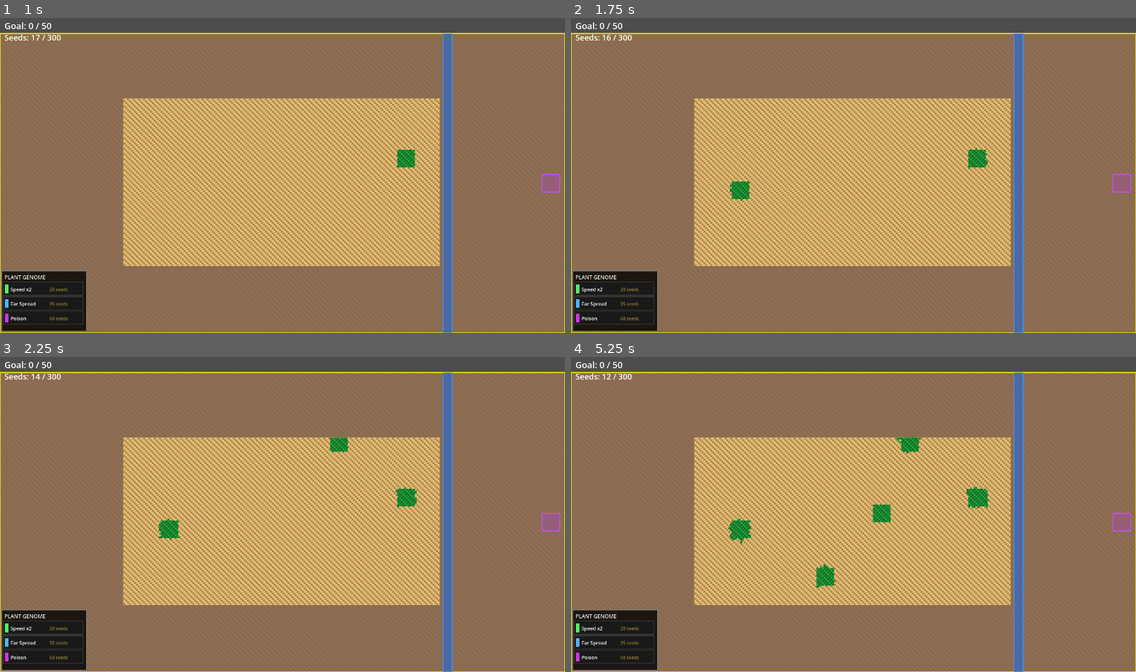
Above: before the commit, frames 1-4 (two rows, left to right).
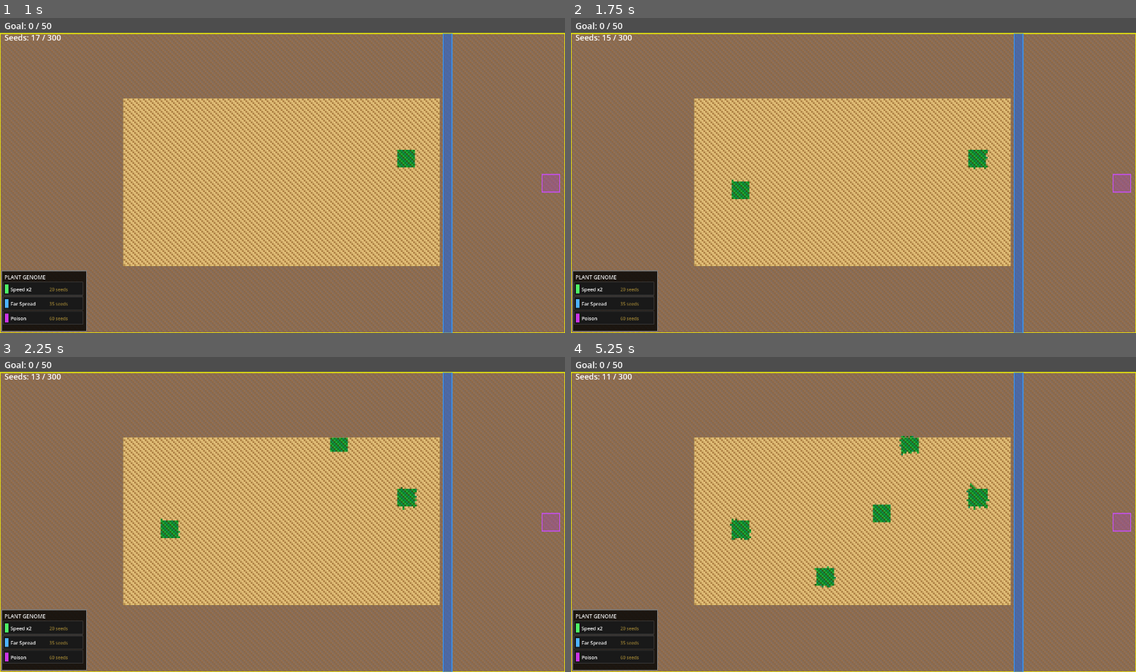
Above: after the commit, the same moments.

Repository: mamo1016/ecosystem-game
Game: Godot game, scene res://world.tscn
Two runs of this game, one before a commit and one after it. Both use one fixed random seed, a clock stepped at 60 frames per second and the inputs below.
Inputs (mouse positions are in pixels of both pictures, inside the frame that each line leads up to):
- Up to frame 1 (1 s): tap Enter at 0.5 s; move the mouse to (406, 159) at 0.52 s; click (406, 159) at 0.67 s
- Up to frame 2 (1.75 s): tap Space at 1.25 s; move the mouse to (740, 191) at 1.27 s; click (740, 191) at 1.42 s
- Up to frame 3 (2.25 s): tap Enter at 2 s; move the mouse to (339, 445) at 2.02 s; click (339, 445) at 2.17 s
- Up to frame 4 (5.25 s): tap Space at 2.75, 5 s; move the mouse to (825, 577) at 2.77 s; click (825, 577) at 2.92 s; tap Enter at 3.5 s; move the mouse to (1023, 561) at 3.52 s; click (1023, 561) at 3.67 s; move the mouse to (684, 467) at 4.27 s; click (684, 467) at 4.42 s; move the mouse to (881, 514) at 5.02 s; click (881, 514) at 5.17 s

Frame 1 is identical in both runs. In frame 2, less than 0.1% of the frame differs, in the area x 6-74%, y 5-59%; in frame 3, less than 0.1%; in frame 4, 0.2%, in the area x 6-74%, y 5-74%.

Commit message:
Replace sequential plant spread with random sampling for smoother growth

Diff:
--- a/world.gd
+++ b/world.gd
@@ -136,7 +136,6 @@
 var mature_set: Dictionary = {}
 var mature_list: Array[Vector2i] = []
 var mature_idx: Dictionary = {}
-var spread_cursor: int = 0
 var plants_this_tick: int = 0
 
 const DIRS = [Vector2i(0,-1), Vector2i(0,1), Vector2i(-1,0), Vector2i(1,0)]
@@ -545,7 +544,7 @@
 	if n > 0:
 		var count := mini(MAX_SPREAD_PER_TICK, n)
 		for i in range(count):
-			var pos: Vector2i = mature_list[(spread_cursor + i) % n]
+			var pos: Vector2i = mature_list.pick_random()
 			for d in DIRS:
 				var neighbor: Vector2i = pos + d
 				if get_tile(neighbor) == EMPTY and randf() < spread_prob and not _in_river(neighbor):
@@ -561,7 +560,6 @@
 				)
 				if get_tile(fly_pos) == EMPTY and not _in_river(fly_pos):
 					set_tile(fly_pos, MATURE)
-		spread_cursor = (spread_cursor + count) % n
 
 func _spread_from_super(parent: Vector2i) -> void:
 	var jump := Vector2i(randi_range(-8, 8), randi_range(-8, 8))
@@ -930,7 +928,6 @@
 	mature_set.clear()
 	mature_list.clear()
 	mature_idx.clear()
-	spread_cursor = 0
 	for gid in GENOME_IDS:
 		genomes[gid]["unlocked"] = false
 	_init_grid()
